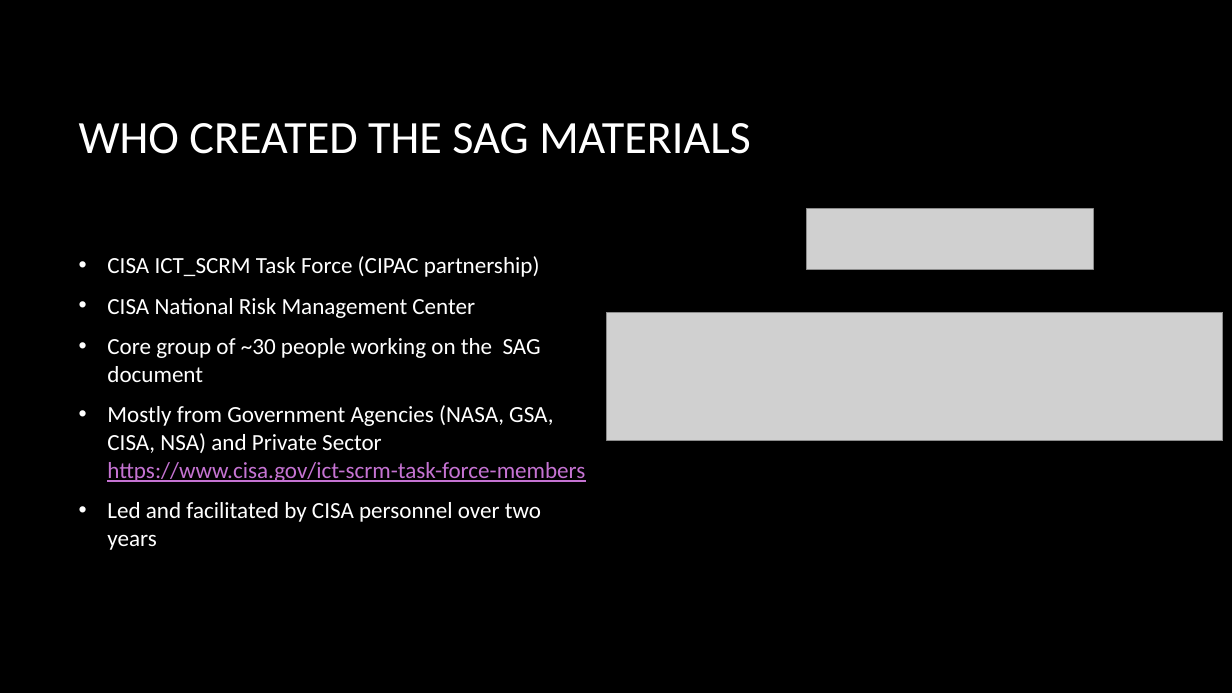
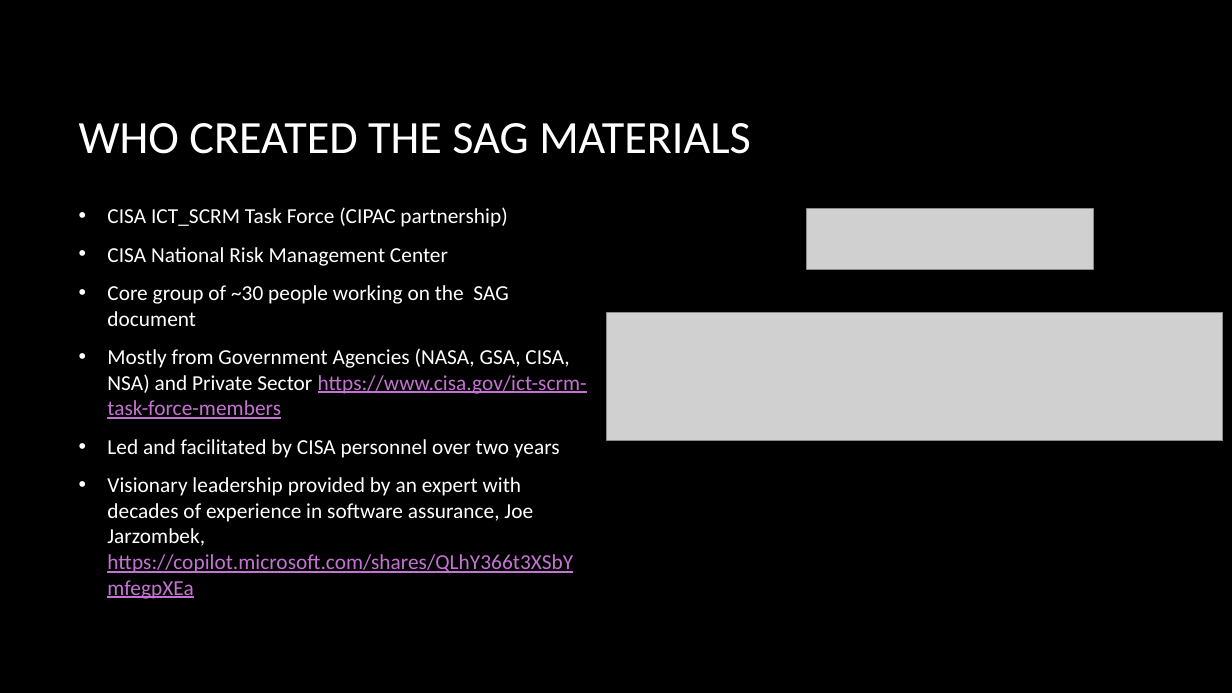
Before and after one commit to rjb4standards/Presentations, a slide deck: slide 5 of FINAL-CANDIDATE JAN292026 CISA Secure by Design Software Acquisition Guide (.pptx. Drawn at 1232x693 pixels with LibreOffice and Linux fonts; fonts in the diff are those of the drawing; grey boxes stand for pictures; background and template pictures are left out. Boxes give left, top, right and bottom in pixels: in the first picture for what was removed or moved away, otherwise in the second. Text is boxed around its words. In the diff, an @@ line names an element or a change of style, - is before the commit and + after.

Commit message:
Added missing refer to Joe

```diff
--- a/FINAL-CANDIDATE JAN292026 CISA Secure by Design Software Acquisition Guide (.pptx
+++ b/FINAL-CANDIDATE JAN292026 CISA Secure by Design Software Acquisition Guide (.pptx
@@ text at (107, 207, 587, 458): size 18 to 16.6 pt in "CISA ICT_SCRM Task Force (CIPAC partnership)", "CISA National Risk Management Center", "Core group of ~30 people working on ...", "Mostly from Government Agencies (NASA, GSA, CISA, ..." and 1 more places @@
@@ text at (107, 477, 573, 573): paragraph added @@
+• Visionary leadership provided by an expert with decades of experience in software assurance, Joe Jarzombek, https://copilot.microsoft.com/shares/QLhY366t3XSbYmfegpXEa
```
